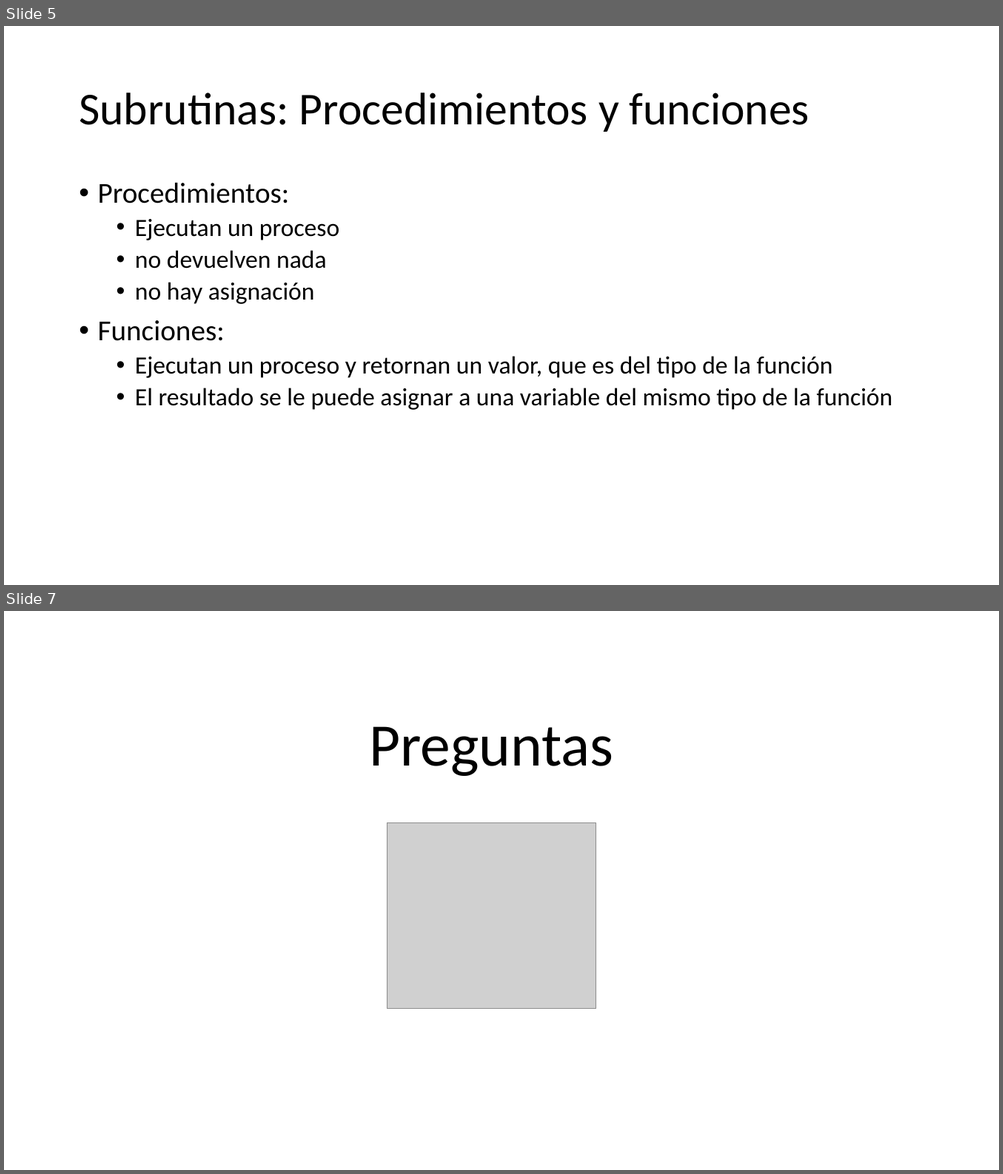
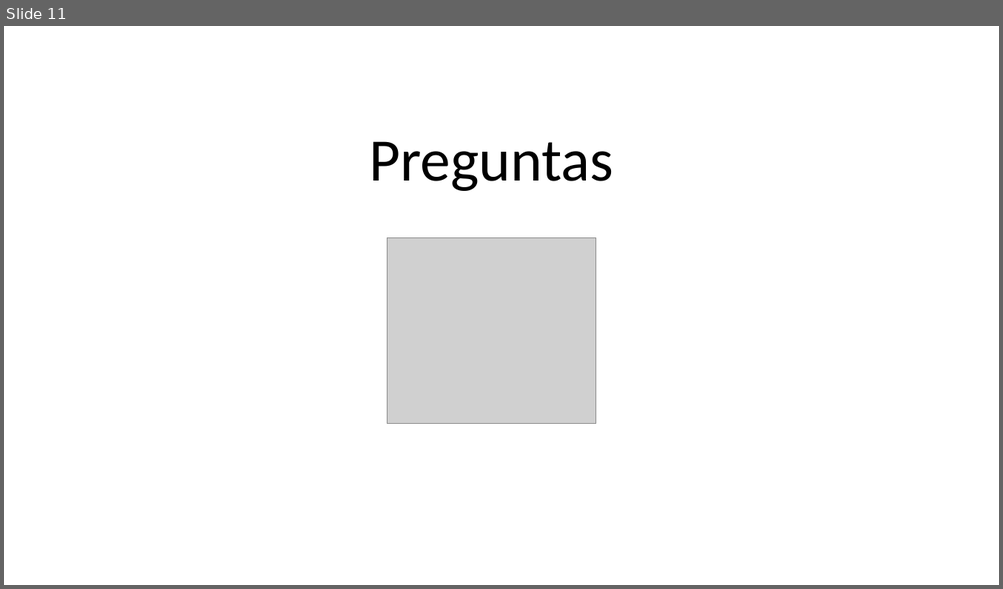
Before and after one commit to CesarLopez-Profe/Logica-de-programacion, a slide deck: Slides/2_Funciones.pptx. Shown one above the other, each under a label of ours: slides 5 and 7 before the commit, slide 11 after it; the slides between them are not shown. The pictures are 1003x1174 and 1003x589 pixels, drawn with LibreOffice and Linux fonts; fonts in the diff are those of the drawing; grey boxes stand for pictures; background and template pictures are left out. Boxes give left, top, right and bottom in pixels: in the first picture for what was removed or moved away, otherwise in the second. Text is boxed around its words. In the diff, an @@ line names an element or a change of style, - is before the commit and + after.

Commit message:
Cambios en el main y slide funciones

```diff
--- a/Slides/2_Funciones.pptx
+++ b/Slides/2_Funciones.pptx
@@ slide 5 removed at [4,26,999,585], background picture (left out) @@
@@ title removed at [79,93,809,132] @@
-Subrutinas: Procedimientos y funciones
@@ text removed at [98,182,893,410] @@
-• Procedimientos:
-  • Ejecutan un proceso
-  • no devuelven nada
-  • no hay asignación
-• Funciones:
-  • Ejecutan un proceso y retornan un valor, que es del tipo de la función
-  • El resultado se le puede asignar a una variable del mismo tipo de la función
@@ what was slide 7 is now slide 11 @@
```
Also in this commit, not shown: 4 slides changed, 5 slides added, 1 other file.
